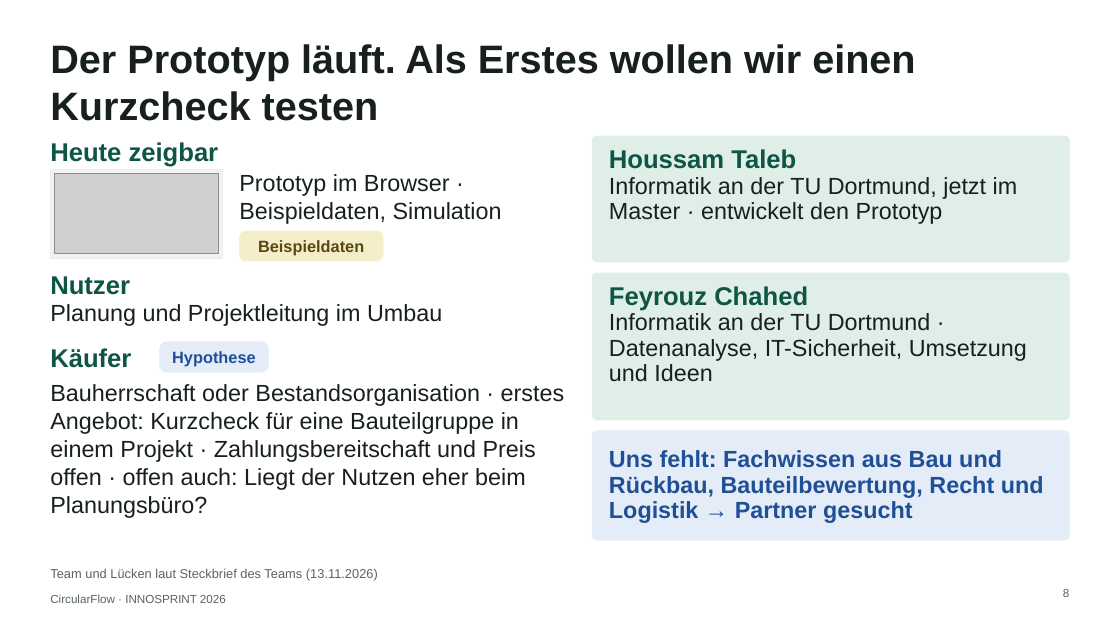
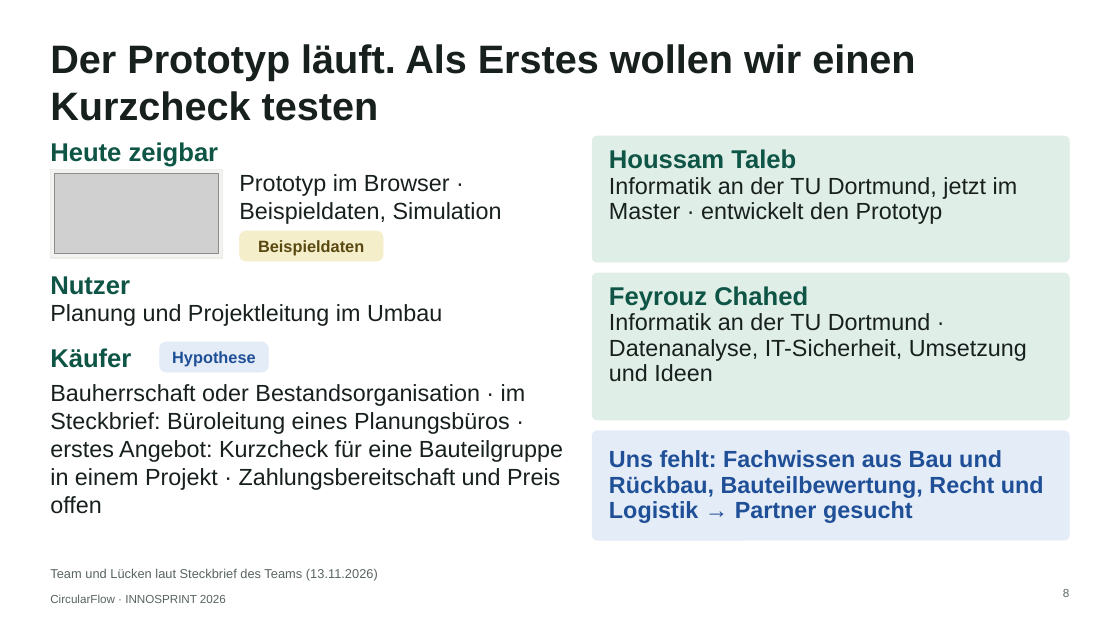
Before and after one commit to sammo3332/CircularFlow, a slide deck: slide 8 of pitch/innosprint-2026/ausgabe/abgabe-5-minuten/CircularFlow_INNOSPRINT2026_Pitch-5-Minuten.pptx. Drawn at 1120x630 pixels with LibreOffice and Linux fonts; fonts in the diff are those of the drawing; grey boxes stand for pictures. Boxes give left, top, right and bottom in pixels: in the first picture for what was removed or moved away, otherwise in the second. Text is boxed around its words. In the diff, an @@ line names an element or a change of style, - is before the commit and + after.

```diff
--- a/pitch/innosprint-2026/ausgabe/abgabe-5-minuten/CircularFlow_INNOSPRINT2026_Pitch-5-Minuten.pptx
+++ b/pitch/innosprint-2026/ausgabe/abgabe-5-minuten/CircularFlow_INNOSPRINT2026_Pitch-5-Minuten.pptx
@@ text at <box>50,384,563,514</box>: text changed @@
-Bauherrschaft oder Bestandsorganisation · erstes Angebot: Kurzcheck für eine Bauteilgruppe in einem Projekt · Zahlungsbereitschaft und Preis offen · offen auch: Liegt der Nutzen eher beim Planungsbüro?
+Bauherrschaft oder Bestandsorganisation · im Steckbrief: Büroleitung eines Planungsbüros · erstes Angebot: Kurzcheck für eine Bauteilgruppe in einem Projekt · Zahlungsbereitschaft und Preis offen
```
Also in this commit, not shown: 4 other slides changed, 12 other files.
